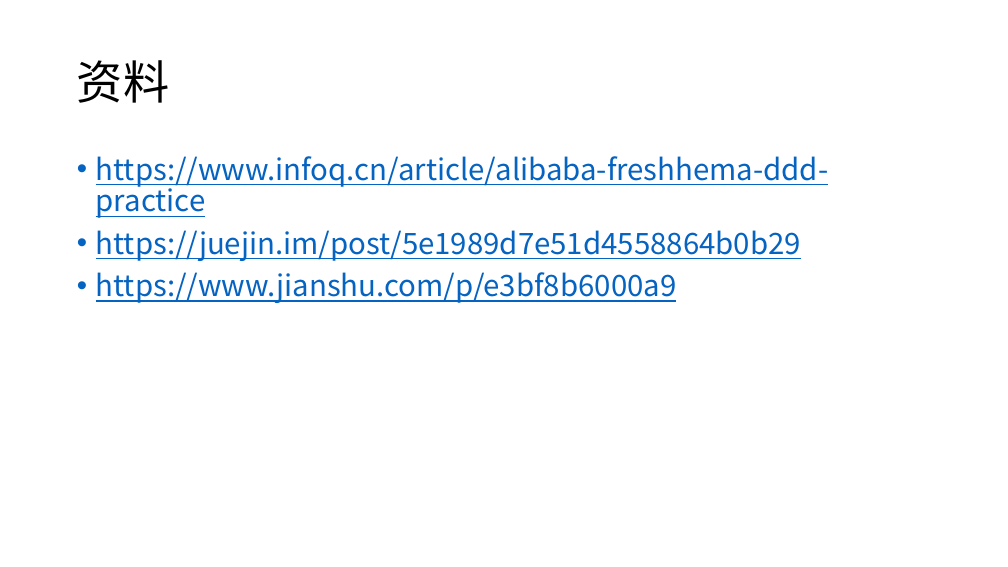
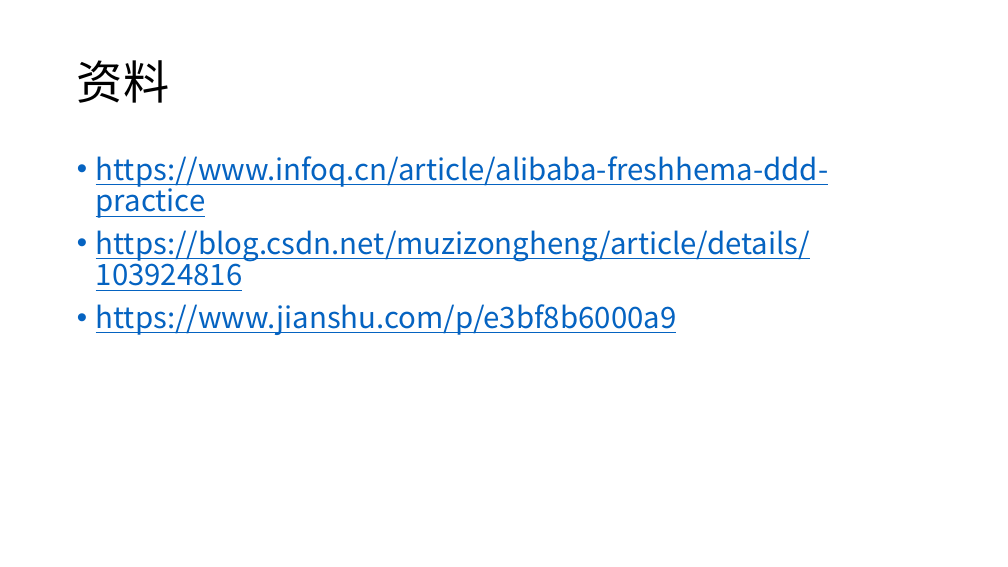
Before and after one commit to axzxs2001/DDD_Sample, a slide deck: slide 2 of DDD_Sample/Docs/DDD.pptx. Drawn at 1008x567 pixels with LibreOffice and Linux fonts; fonts in the diff are those of the drawing. Boxes give left, top, right and bottom in pixels: in the first picture for what was removed or moved away, otherwise in the second. Text is boxed around its words. In the diff, an @@ line names an element or a change of style, - is before the commit and + after.

Commit message:
更新PPT

```diff
--- a/DDD_Sample/Docs/DDD.pptx
+++ b/DDD_Sample/Docs/DDD.pptx
@@ text at [96,230,810,291]: text changed @@
-• https://juejin.im/post/5e1989d7e51d4558864b0b29
+• https://blog.csdn.net/muzizongheng/article/details/103924816
```
